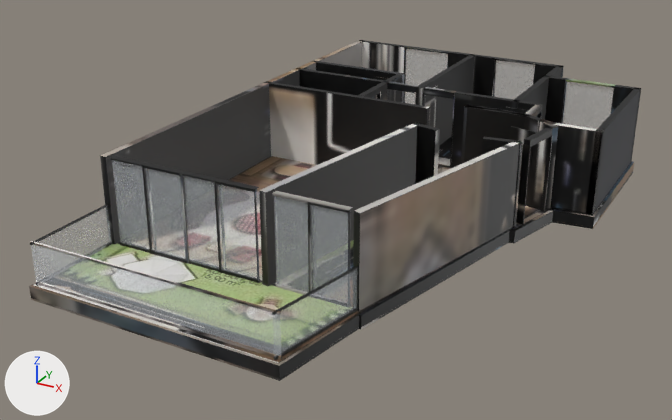
Two versions of the glTF model _bake/glb/koru-14/model.glb, one commit apart.
Camera for both pictures: a 50 mm lens placed at (9.79, -20.67, 9.86), pointed at (-1.01, -1.03, 0.04). Lighting does not change. The marker at lower left points along +X, +Y and +Z. The first picture is the older version. Where no turn or scale is listed for an object, it has been applied to the vertices. Vertices at exactly the same position are counted once.
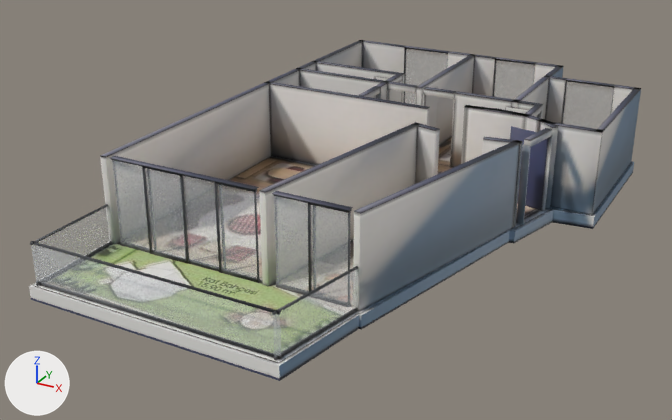
Pixel boxes [x1, y1, x2, y2] of what changed, in the pictures (672 x 420 px):
'Mesh_0', surface changed, reshaped (lighter): [29, 40, 641, 381] in both
part 1 of me_mesh_0, reshaped (mostly hidden before): before [86, 144, 592, 257]; after [37, 66, 641, 380]
part 2 of me_mesh_0, surface changed (black to grey): before [29, 41, 641, 381]; after [29, 40, 634, 381]

What changed in the scene script:
```text
Change mat_baked:
    where n3 = _N.new('ShaderNodeMapping'); n3.name = 'Mapping'
    n3.inputs[1].default_value: (0.0013, -14.91, 0.0) -> (0.0014, -14.97, 0.0)  # 'Location'
    n3.inputs[3].default_value: (15.96, 15.91, 1.0) -> (15.93, 15.97, 1.0)  # 'Scale'
Change me_mesh_0:
    used by ob_mesh_0; location = (-5.02, 7.9, -0.36)
    remove me_mesh_0.from_pydata(...)  # 2174 vertices, 3796 faces; spans x 0.0..10.0, y -15.8..0.0, z 0.0..2.6
    add me_mesh_0.from_pydata(...)  # 2758 vertices, 5060 faces; spans x 0.0..10.0, y -15.8..0.0, z 0.0..2.6
    me_mesh_0 part 1: 11 vertices moved within x 0.2..8.6, y -13.1..-5.9, z 0.0..0.4; 584 vertices added at x 0.0..10.0, y -13.4..-0.1, z 0.0..2.6
    me_mesh_0 part 2: 2614 kept faces spanning x 0.0..10.0, y -15.8..-0.1, z 0.0..2.6 get new texture (UV) coordinates
```
